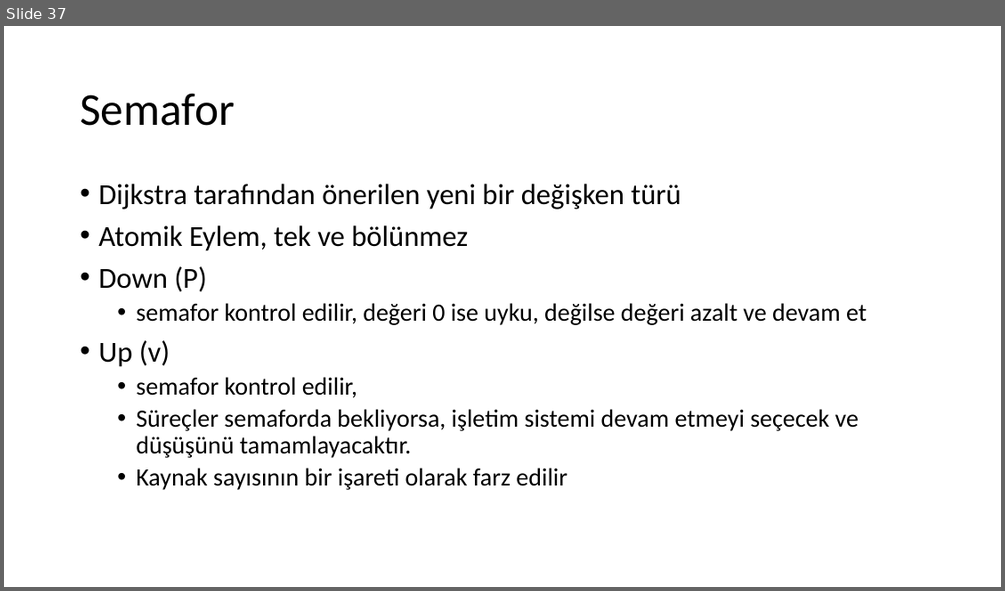
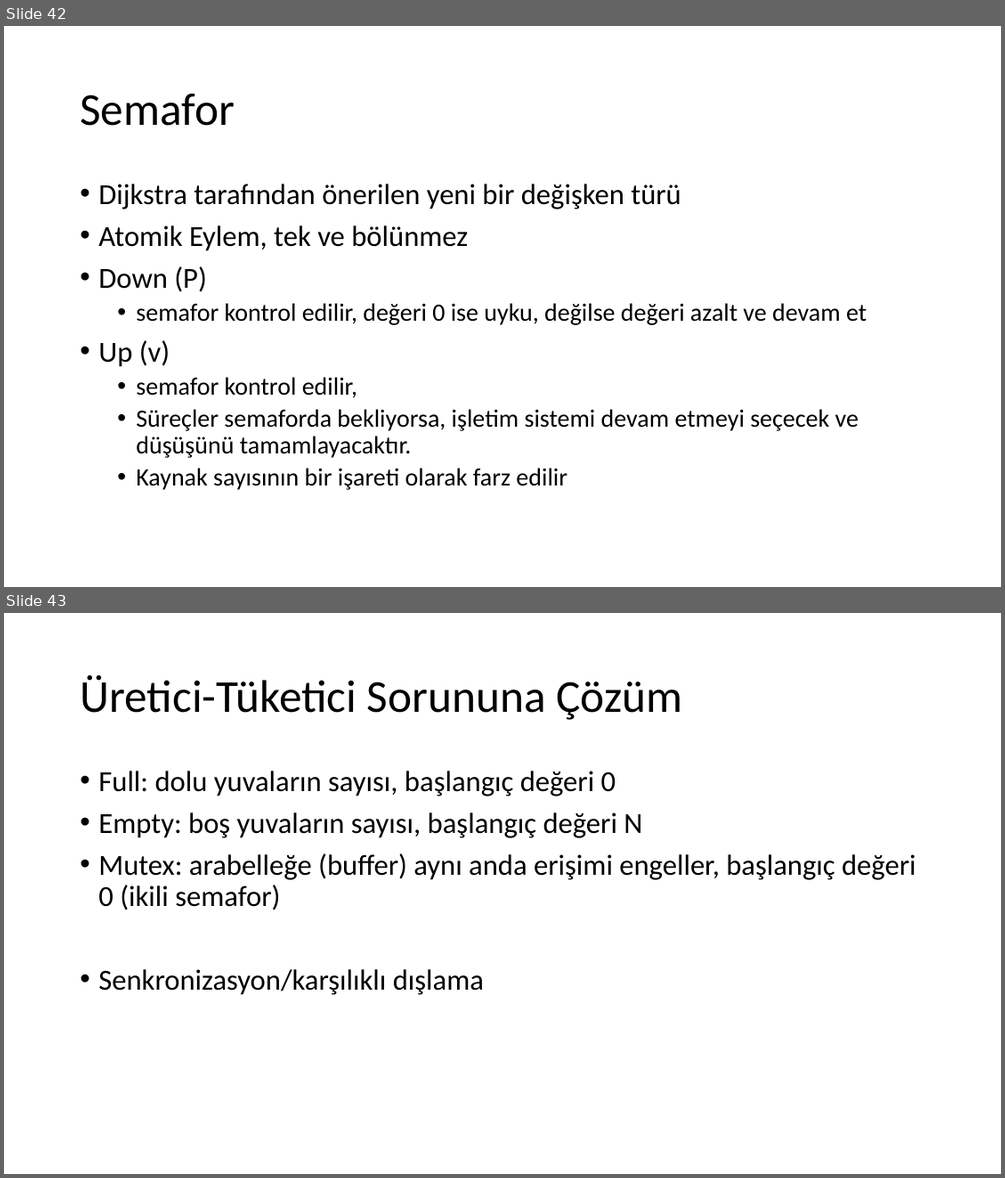
Before and after one commit to sercankulcu/sercankulcu.github.io, a slide deck: assets/teaching/os/2_Bolum_2_Surecler.pptx. Shown one above the other, each under a label of ours: slide 37 before the commit, slides 42 and 43 after it. The pictures are 1005x591 and 1005x1178 pixels, drawn with LibreOffice and Linux fonts; fonts in the diff are those of the drawing. Boxes give left, top, right and bottom in pixels: in the first picture for what was removed or moved away, otherwise in the second. Text is boxed around its words. In the diff, an @@ line names an element or a change of style, - is before the commit and + after.

```diff
--- a/assets/teaching/os/2_Bolum_2_Surecler.pptx
+++ b/assets/teaching/os/2_Bolum_2_Surecler.pptx
@@ slide 43 added at [4,613,1001,1174], background #FFFFFF @@
@@ title added at [80,675,682,720], 44 pt, text #000000 @@
+Üretici-Tüketici Sorununa Çözüm
@@ text added at [98,771,916,995], 28 pt, text #000000 @@
+• Full: dolu yuvaların sayısı, başlangıç değeri 0
+• Empty: boş yuvaların sayısı, başlangıç değeri N
+• Mutex: arabelleğe (buffer) aynı anda erişimi engeller, başlangıç değeri 0 (ikili semafor)
+• Senkronizasyon/karşılıklı dışlama
@@ what was slide 37 is now slide 42 @@
```
Also in this commit, not shown: 1 slide changed, 59 other slides added, 1 slide removed, 2 other files.
